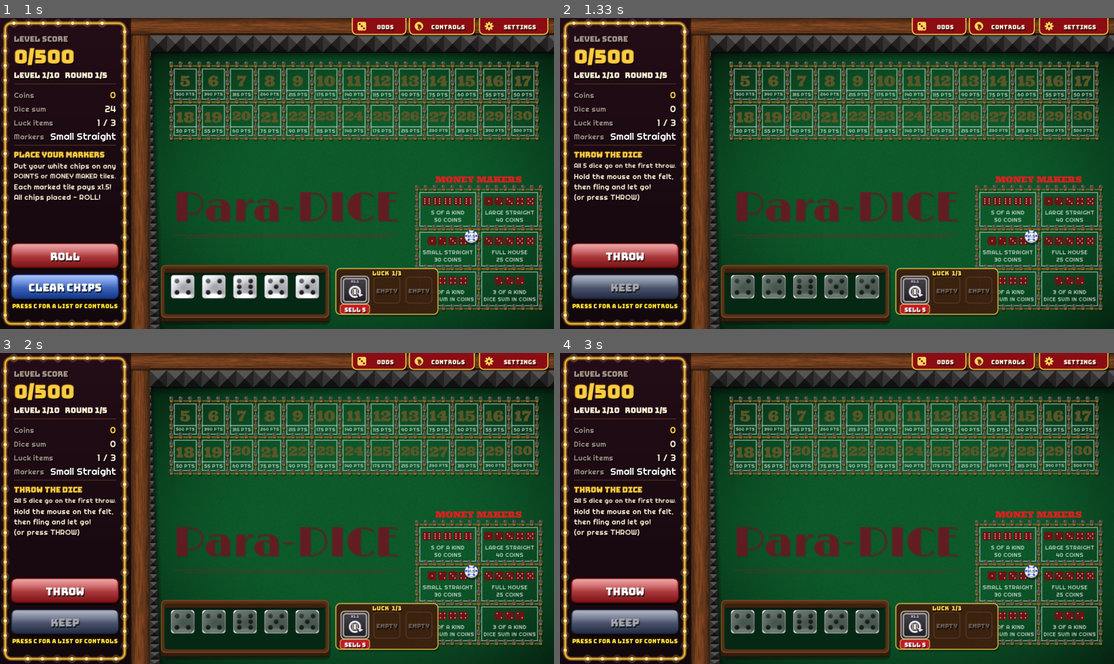
Above: before the commit, frames 1-4 (two rows, left to right).
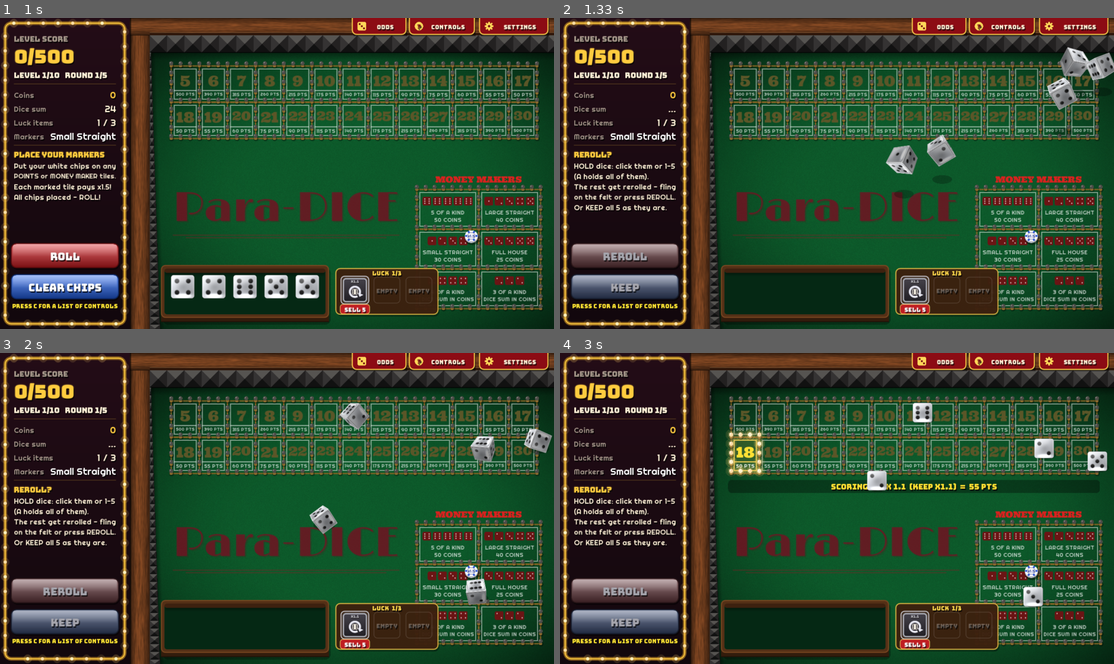
Above: after the commit, the same moments.

Repository: OJSS18/para-dice
Game: LÖVE game, started from main.lua
Two runs of this game, one before a commit and one after it. Both use one fixed random seed, a clock stepped at 60 frames per second and the inputs below.
Inputs (mouse positions are in pixels of both pictures, inside the frame that each line leads up to):
- Up to frame 1 (1 s): tap Enter at 0.33 s; press the mouse at (448, 248) at 0.7 s; move the mouse to (288, 151) at 0.8 s; release the mouse at (132, 58) at 0.93 s
- Up to frame 2 (1.33 s): tap Enter at 1 s
- Up to frame 3 (2 s): press the mouse at (376, 362) at 1.37 s; move the mouse to (304, 486) at 1.47 s; release the mouse at (227, 617) at 1.6 s; press the mouse at (354, 623) at 1.7 s; move the mouse to (282, 542) at 1.8 s; release the mouse at (210, 464) at 1.93 s
- Up to frame 4 (3 s): tap S at 2 s; press the mouse at (837, 508) at 2.37 s; move the mouse to (942, 452) at 2.47 s; release the mouse at (1047, 393) at 2.6 s; press the mouse at (936, 362) at 2.7 s; move the mouse to (958, 421) at 2.8 s; release the mouse at (975, 480) at 2.93 s

Frame 1 is identical in both runs. In frame 2, 6.2% of the frame differs, in the area x 1-100%, y 9-91%; in frame 3, 5.8%; in frame 4, 9.0%, in the area x 1-99%, y 16-91%.

Commit message:
Enter skips the fling: on the marker screen or between rounds it starts the round and throws all 5 at once (Space / buttons still let you fling)
Co-Authored-By: Claude Opus 5.5 <noreply@anthropic.com>

Diff:
--- a/banner.lua
+++ b/banner.lua
@@ -214,7 +214,7 @@
                 "All 5 dice go on the first throw.",
                 "Hold the mouse on the felt,",
                 "then fling and let go!",
-                "(or press THROW)",
+                "(or just press Enter / THROW)",
             }
         end
         for n, line in ipairs(lines) do
--- a/controlsguide.lua
+++ b/controlsguide.lua
@@ -25,10 +25,11 @@
     { title = "PLACING YOUR MARKERS (start of each level)", items = {
         { "Click a tile",        "Put a white chip there (x1.5 if it hits); click again to pick it up" },
         { "CLEAR CHIPS",         "Take all your chips back off the table" },
-        { "Enter  /  ROLL",      "Start rolling (once ALL your chips are placed)" },
+        { "ROLL",                "Start the level - then fling the dice yourself" },
+        { "Enter",               "Start the level AND throw all 5 at once" },
     } },
     { title = "ROLLING", items = {
-        { "First throw",         "Always throws all 5 dice" },
+        { "First throw",         "Always throws all 5 dice (flinging is optional)" },
         { "Click a die  /  1-5", "After the first throw: HOLD that die (again to let it go)" },
         { "A",                   "Hold all the dice (again to let them all go)" },
         { "Hold on the felt, fling, let go", "Throw the dice that aren't held that way" },
@@ -36,7 +37,8 @@
         { "K  /  KEEP",          "Keep all 5 dice (x1.1 points if you haven't rerolled)" },
     } },
     { title = "BETWEEN ROUNDS", items = {
-        { "Space  /  NEXT ROUND",     "Roll the next round" },
+        { "Space  /  NEXT ROUND",     "Next round - then fling the dice yourself" },
+        { "Enter",                    "Next round AND throw all 5 at once (no fling)" },
         { "Space  /  VISIT THE SHOP", "After LEVEL CLEAR: go to the shop" },
     } },
     { title = "SHOP", items = {
--- a/main.lua
+++ b/main.lua
@@ -251,6 +251,14 @@
     end
 end
 
+-- Start a round and throw all 5 dice at once, skipping the (just for
+-- fun) part where you fling them yourself. Enter does this, so keyboard
+-- players can hotkey straight through a round.
+local function startRoundAndThrow()
+    startRound()
+    throwDice("auto")
+end
+
 -- Pick up every die that's about to be thrown into a handful under the mouse at (x, y).
 local function grabDice(x, y)
     if dice.canThrow() then
@@ -441,8 +449,9 @@
 
     elseif state == "placeMarker" then
         -- Every chip has to be on the table before the level can start.
+        -- Enter skips the throwing part: it starts the round AND throws.
         if isEnter and markers.allPlaced() then
-            startRound()
+            startRoundAndThrow()
         end
 
     elseif state == "play" then
@@ -468,7 +477,9 @@
 
     elseif state == "roundOver" then
         if key == "space" then
-            startRound()
+            startRound()            -- dice back in the tray, ready to fling
+        elseif isEnter then
+            startRoundAndThrow()    -- skip the fling: throw all 5 straight away
         end
 
     elseif state == "levelClear" then
Not shown, changed: docs/game.data
